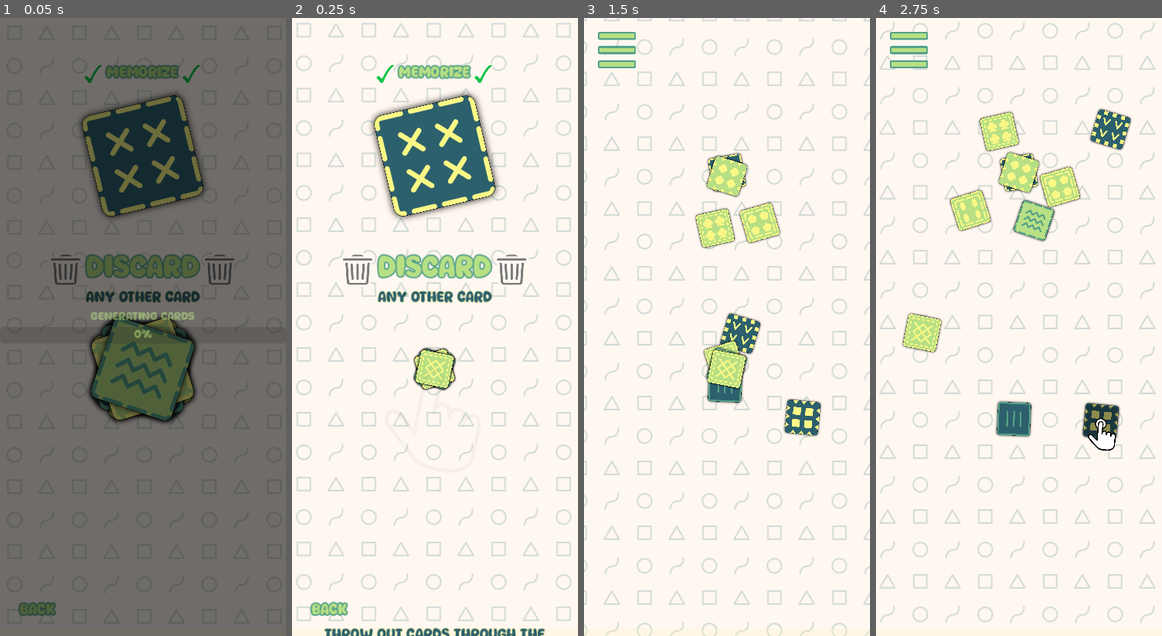
Above: before the commit, frames 1-4 (left to right).
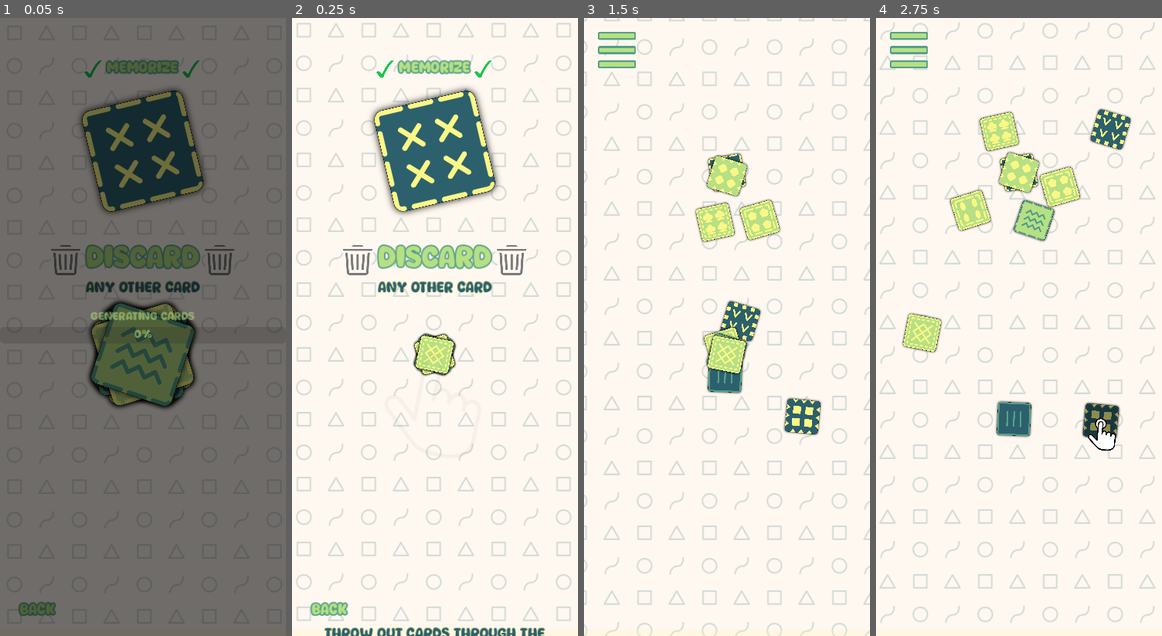
Above: after the commit, the same moments.

Repository: magopian/rummager
Game: Godot game, scene res://tutorial_2_discard.tscn
Same seed, same stepped clock (60 frames per second), same inputs: the game is played once before the commit and once after it. This scene is started directly instead of the project's main scene. Sound files missing from this copy of the repository are replaced by a short silence.
Inputs (mouse positions are in pixels of both pictures, inside the frame that each line leads up to):
- Up to frame 1 (0.05 s): no input
- Up to frame 2 (0.25 s): no input
- Up to frame 3 (1.5 s): click "Let's go!" at 0.5 s; move the mouse to (727, 172) at 1.27 s; click (727, 172) at 1.42 s
- Up to frame 4 (2.75 s): move the mouse to (1101, 419) at 2.02 s; click (1101, 419) at 2.17 s

The runs differ from the first frame. In frame 1, 10% of the frame differs, in the area x 17-82%, y 6-66%; in frame 2, 8.8%; in frame 3, 3.2%; in frame 4, nothing differs.

Commit message:
Wording: talk about "bonus card bar" instead of "points"

Diff:
--- a/tutorial_2_discard.tscn
+++ b/tutorial_2_discard.tscn
@@ -253,7 +253,8 @@
 theme_override_constants/outline_size = 2
 theme_override_font_sizes/font_size = 20
 text = "of the screen to discard
-them and score points!"
+them and fill the
+bottom bonus card bar!"
 horizontal_alignment = 1
 
 [node name="PaletteListener" parent="PickMeCanvasLayer/MarginContainer/VBoxContainer/Explanation/Label2" instance=ExtResource("12_bwtrc")]
--- a/tutorial_3_target.tscn
+++ b/tutorial_3_target.tscn
@@ -259,8 +259,8 @@
 theme_override_colors/font_outline_color = Color(0.945098, 0.945098, 0.901961, 1)
 theme_override_constants/outline_size = 8
 theme_override_font_sizes/font_size = 40
-text = "TO EARN MORE
-POINTS"
+text = "TO FILL THE BONUS
+CARD BAR FASTER"
 horizontal_alignment = 1
 
 [node name="PaletteListener" parent="PickMeCanvasLayer/MarginContainer/VBoxContainer/Explanation/Label" instance=ExtResource("9_rqqa1")]
--- a/tutorial_4_bonus.tscn
+++ b/tutorial_4_bonus.tscn
@@ -163,8 +163,8 @@
 theme_override_colors/font_outline_color = Color(0.945098, 0.945098, 0.901961, 1)
 theme_override_constants/outline_size = 8
 theme_override_font_sizes/font_size = 40
-text = "GET BONUS
-CARDS"
+text = "GET A BONUS
+CARD"
 horizontal_alignment = 1
 
 [node name="PaletteListener" parent="PickMeCanvasLayer/MarginContainer/VBoxContainer/LabelDiscard" instance=ExtResource("9_rsa56")]
@@ -174,8 +174,8 @@
 theme_override_colors/font_color = Color(0.945098, 0.945098, 0.901961, 1)
 theme_override_constants/outline_size = 2
 theme_override_font_sizes/font_size = 20
-text = "when you have enough
-points to fill the bottom bar"
+text = "when the bottom bar is
+completely full"
 horizontal_alignment = 1
 
 [node name="PaletteListener" parent="PickMeCanvasLayer/MarginContainer/VBoxContainer/Label3" instance=ExtResource("9_rsa56")]
